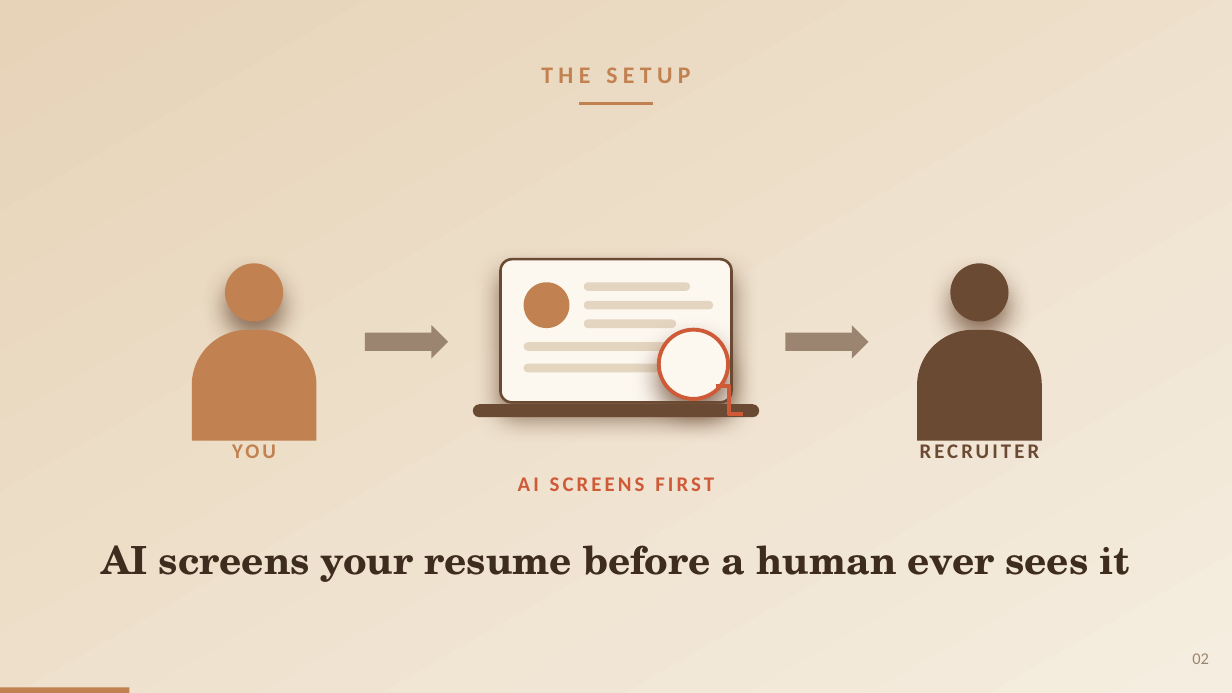
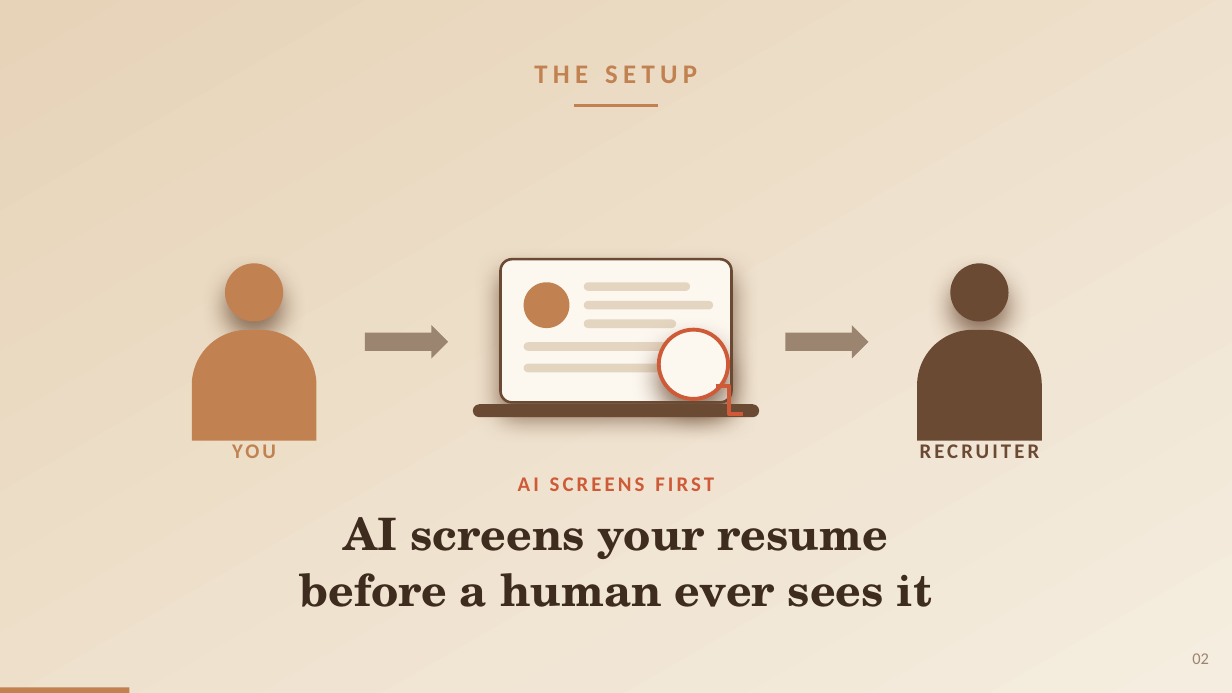
Before and after one commit to pwagle16/visual_communication, a slide deck: slide 2 of presentation/gender_bias_llm_hiring.pptx. Drawn at 1232x693 pixels with LibreOffice and Linux fonts; fonts in the diff are those of the drawing. Boxes give left, top, right and bottom in pixels: in the first picture for what was removed or moved away, otherwise in the second. Text is boxed around its words. In the diff, an @@ line names an element or a change of style, - is before the commit and + after.

```diff
--- a/presentation/gender_bias_llm_hiring.pptx
+++ b/presentation/gender_bias_llm_hiring.pptx
@@ text "THE SETUP" at [534, 65, 697, 83]: size 18.6 to 20.9 pt @@
@@ elbow line moved from (579, 104) - (653, 104) to (575, 105) - (658, 105) @@
@@ elbow line (575, 105) - (658, 105): stroke #C18150 2.4 pt to #C18150 2.6 pt @@
@@ text at [300, 517, 933, 607]: text changed; size 30.1 to 34.8 pt @@
-AI screens your resume before a human ever sees it
+AI screens your resume
+before a human ever sees it
```
Also in this commit, not shown: 9 other slides changed.
